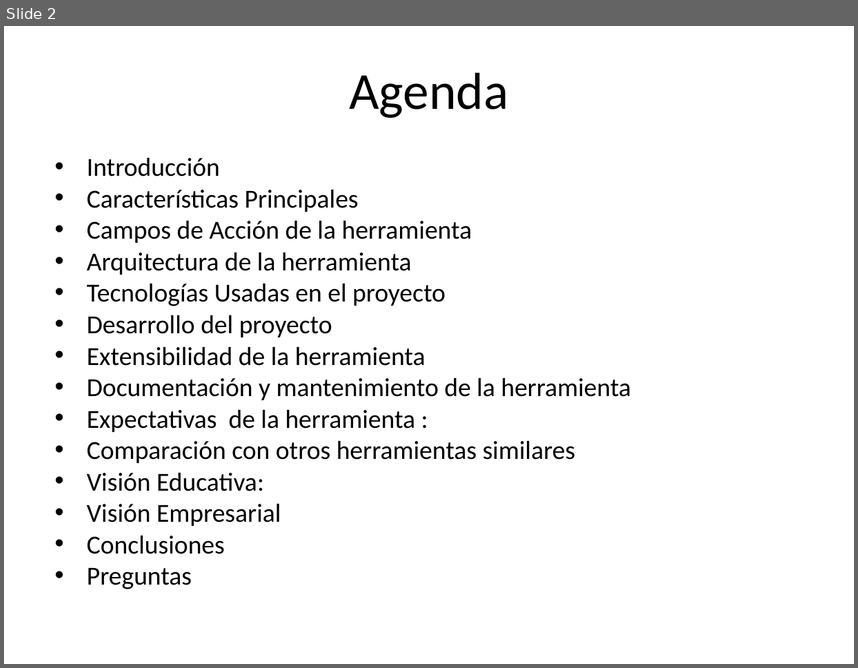
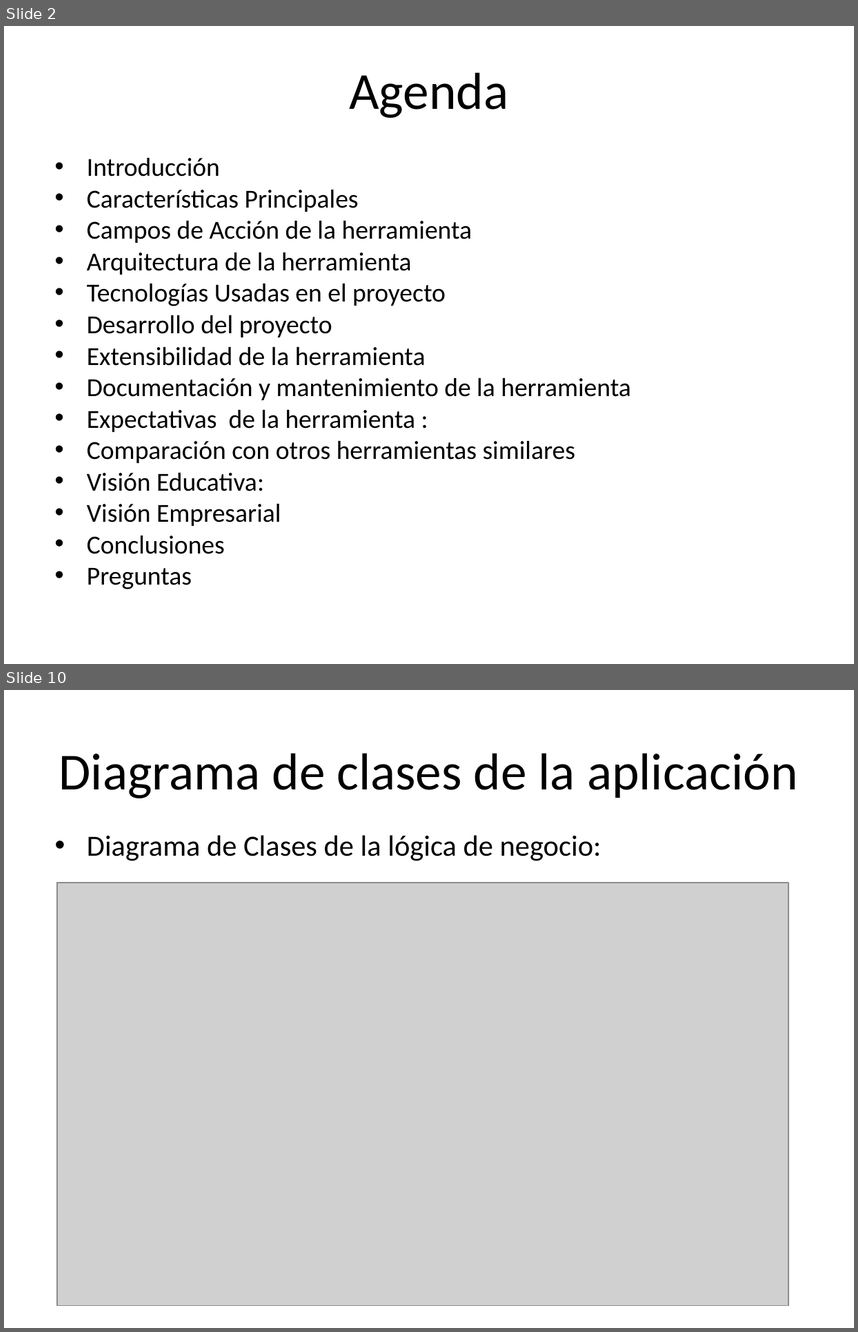
Before and after one commit to Xavinightshade/ipsimulator, a slide deck: presentacion/Presentacion Simulador Redes.ppt. Shown one above the other, each under a label of ours: slide 2 before the commit, slides 2 and 10 after it; the slides between them are not shown. The pictures are 858x668 and 858x1332 pixels, drawn with LibreOffice and Linux fonts; fonts in the diff are those of the drawing; grey boxes stand for pictures. Boxes give left, top, right and bottom in pixels: in the first picture for what was removed or moved away, otherwise in the second. Text is boxed around its words. In the diff, an @@ line names an element or a change of style, - is before the commit and + after.

```diff
--- a/presentacion/Presentacion Simulador Redes.ppt
+++ b/presentacion/Presentacion Simulador Redes.ppt
@@ slide 10 added at (x1=4, y1=690, x2=854, y2=1328), background #FFFFFF @@
@@ title added at (x1=59, y1=753, x2=798, y2=798), 44 pt, text #000000 @@
+Diagrama de clases de la aplicación
@@ text added at (x1=87, y1=835, x2=602, y2=861), 24.8 pt, text #000000 @@
+• Diagrama de Clases de la lógica de negocio:
@@ picture added at (x1=58, y1=883, x2=789, y2=1305) @@
```
Also in this commit, not shown: 1 slide changed, 29 other slides added, 2 slides removed.
